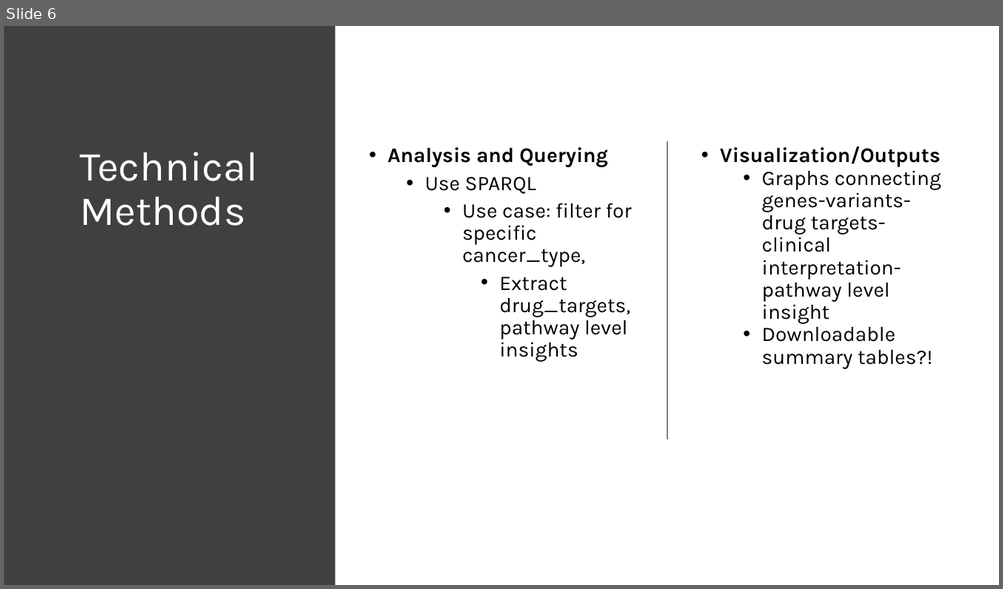
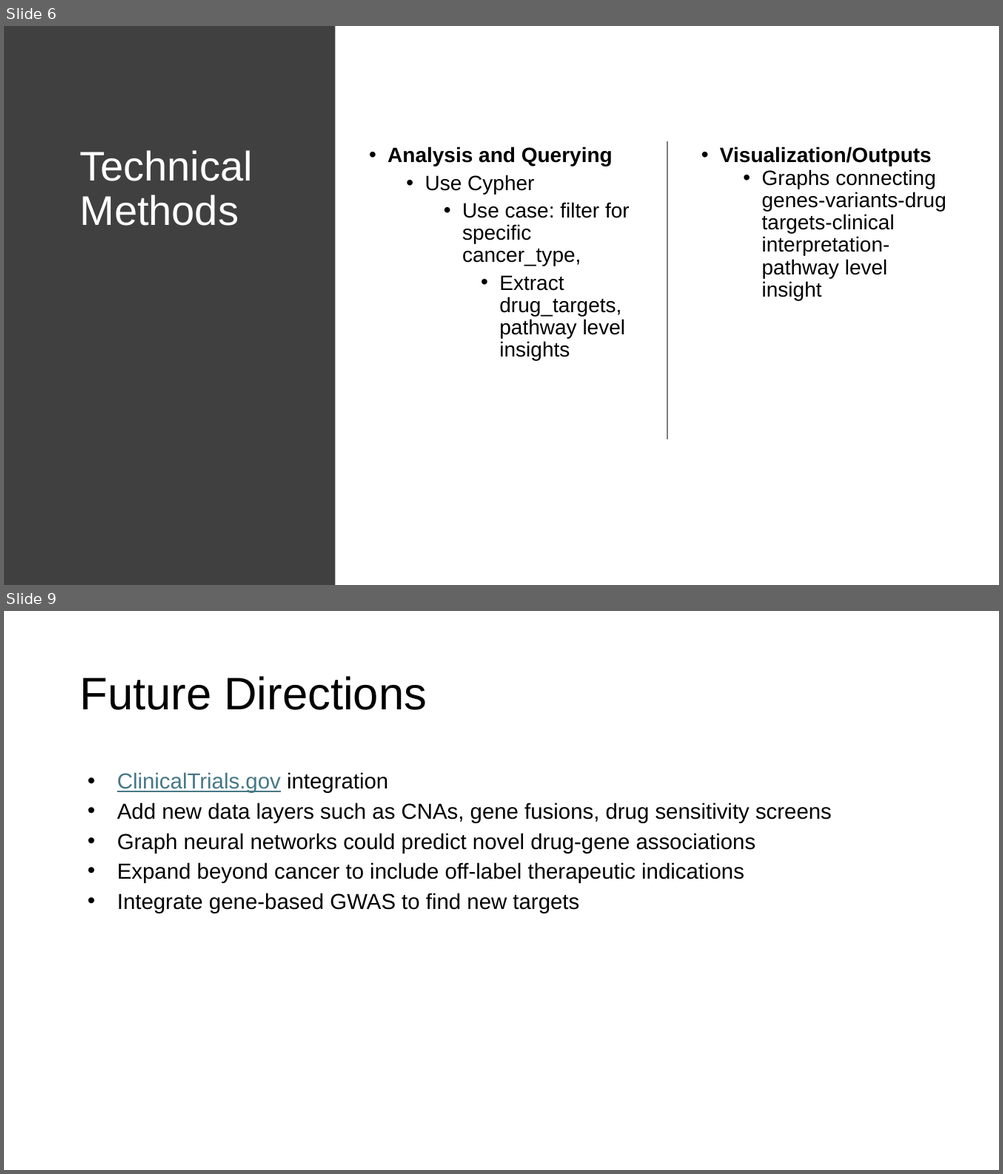
Before and after one commit to collaborativebioinformatics/GeNETwork, a slide deck: Presentation/FinalPresentation_Template.pptx. Shown one above the other, each under a label of ours: slide 6 before the commit, slides 6 and 9 after it; the slides between them are not shown. The pictures are 1003x589 and 1003x1174 pixels, drawn with LibreOffice and Linux fonts; fonts in the diff are those of the drawing. Boxes give left, top, right and bottom in pixels: in the first picture for what was removed or moved away, otherwise in the second. Text is boxed around its words. In the diff, an @@ line names an element or a change of style, - is before the commit and + after.

```diff
--- a/Presentation/FinalPresentation_Template.pptx
+++ b/Presentation/FinalPresentation_Template.pptx
@@ slide 9 added at [4,611,999,1170], background #FFFFFF @@
@@ title added at [79,676,427,710], 44 pt, text #000000 @@
+Future Directions
@@ text added at [117,772,831,914], 21 pt, text #000000 @@
+• ClinicalTrials.gov integration
+• Add new data layers such as CNAs, gene fusions, drug sensitivity screens
+• Graph neural networks could predict novel drug-gene associations
+• Expand beyond cancer to include off-label therapeutic indications
+• Integrate gene-based GWAS to find new targets
@@ slide 6 changed as well @@
@@ title "Technical Methods" at [79,150,252,226]: font Karla to Arial @@
@@ text at [387,147,629,360]: font Karla to Arial; less space between paragraphs @@
@@ text "Visualization/Outputs" at [720,147,946,301]: font Karla to Arial; less space between paragraphs @@
@@ text at [425,175,534,194]: text changed; font Karla to Arial @@
-  • Use SPARQL
+  • Use Cypher
@@ text at [762,323,932,369]: paragraph removed @@
-  • Downloadable summary tables?!
```
Also in this commit, not shown: 5 other slides changed, 3 other slides added, 2 slides removed.
